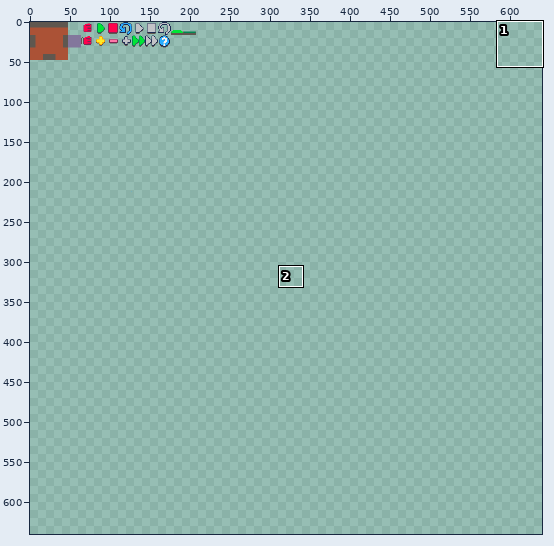
Pixel-art file -- data/assets/tiles.aseprite. The picture above shows the old version from afar; the outline marks the close-up.
Close-up. Before:
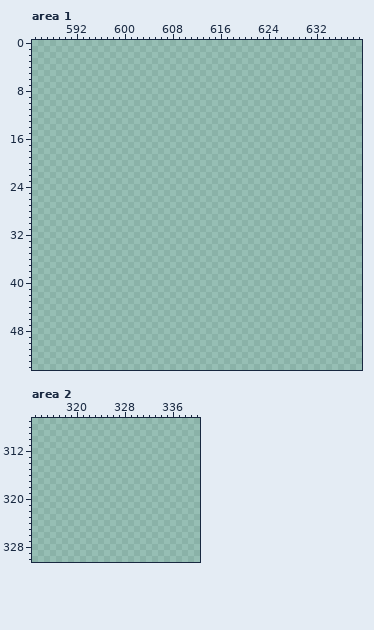
640x640 pixels, 1 frame. Shown: area 1: x 585..639, y 0..54; area 2: x 313..340, y 307..330. The commit also changed other parts of the picture, which this record leaves out.
And afterwards:
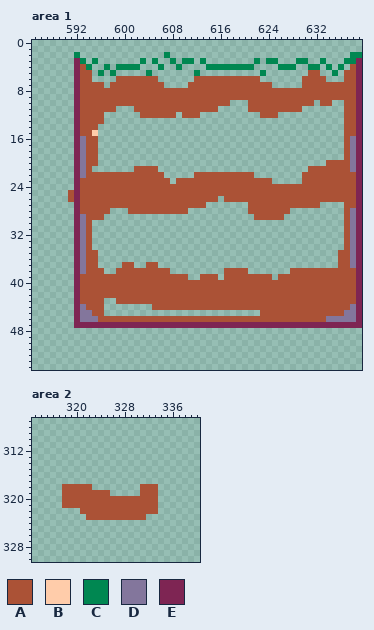
Palette (. is transparent): A #ab5236  B #ffccaa  C #008751  D #83769c  E #7e2553
Change:
Area 1:
The author put colour A in row 4 at x 593 and 638; in row 5 at x 593 to 594, 631 to 632 and 637 to 638; in row 6 at x 593 to 594, 599 to 605, 612 to 622, 630 to 633 and 637 to 638; in row 7 at x 593 to 596, 598 to 606, 611 to 624 and 630 to 638; in rows 8 to 9 at x 593 to 638; in row 10 at x 593 to 617, 621 to 631, 633 to 634 and 637 to 638.
The author put colour A in row 11 at x 593 to 598, 602 to 615, 621 to 629 and 637 to 638; in row 12 at x 593 to 596, 603 to 608, 610 to 612, 623 to 625 and 637 to 638; in row 13 at x 593 to 596 and 637 to 638; in row 14 at x 593 to 595 and 637 to 638; in row 15 at x 593 to 594 and 637 to 638; in rows 16 to 19 at x 594 to 595 and 637.
The author put colour A in row 20 at x 594 to 595 and 634 to 637; in row 21 at x 594, 602 to 605 and 631 to 637; in row 22 at x 594 to 606, 612 to 621 and 630 to 638; in row 23 at x 593 to 607, 609 to 624 and 630 to 638; in row 24 at x 593 to 638; in row 25 at x 591 and 593 to 638.
The author put colour A in row 26 at x 591, 593 to 615 and 617 to 638; in row 27 at x 593 to 613, 621 to 632 and 637 to 638; in row 28 at x 593 to 597, 601 to 610, 621 to 627 and 637; in row 29 at x 594 to 596, 622 to 626 and 637; in rows 30 to 34 at x 594 and 637; in rows 35 to 36 at x 594 to 595 and 636 to 637.
The author put colour A in row 37 at x 594 to 595, 600 to 601, 604 to 605 and 636 to 637; in row 38 at x 594 to 596, 599 to 607, 617 to 620 and 628 to 638; in row 39 at x 593 to 610, 613 to 615, 617 to 624 and 626 to 638; in rows 40 to 42 at x 593 to 638; in row 43 at x 593 to 596 and 599 to 638; in row 44 at x 594 to 596 and 605 to 637.
The author put colour A in row 45 at x 595 to 596 and 623 to 636; in row 46 at x 596 to 633.
The author put colour B in row 15 at x 595.
The author put colour C in row 2 at x 592, 607 and 638 to 639; in row 3 at x 593, 595, 603, 605, 608, 610 to 611, 613, 622, 624 to 625, 629 to 630, 633 and 637 to 638; in row 4 at x 594, 597, 599 to 602, 606, 609, 614 to 621, 626 to 628, 631 to 632, 634 and 636; in row 5 at x 596, 598, 604, 612, 623 and 635.
The author put colour D in rows 16 to 21 at x 593 and 638; in row 22 at x 593; in row 28 at x 638; in rows 29 to 37 at x 593 and 638; in row 38 at x 593; in row 44 at x 593 and 638.
The author put colour D in row 45 at x 593 to 594 and 637 to 638; in row 46 at x 593 to 595 and 634 to 638.
The author put colour E in rows 3 to 46 at x 592 and 639; in row 47 at x 592 to 639.
Area 2:
The author put colour A in row 318 at x 318 to 322 and 331 to 333; in row 319 at x 318 to 325 and 331 to 333; in rows 320 to 321 at x 318 to 333; in row 322 at x 321 to 333; in row 323 at x 322 to 331.
Changed places in both close-ups, as pixel boxes (x1, y1, x2, y2):
added: (68, 52, 362, 328)
added: (62, 484, 158, 520)
